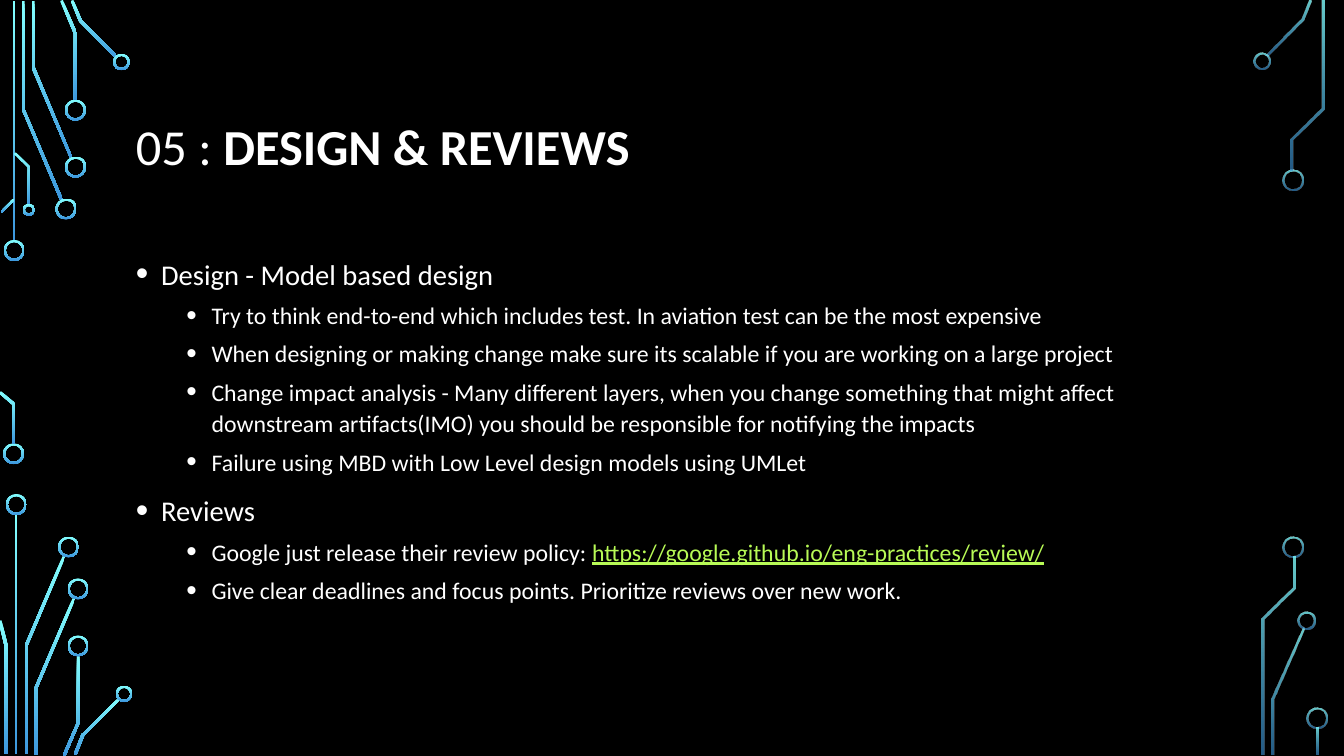
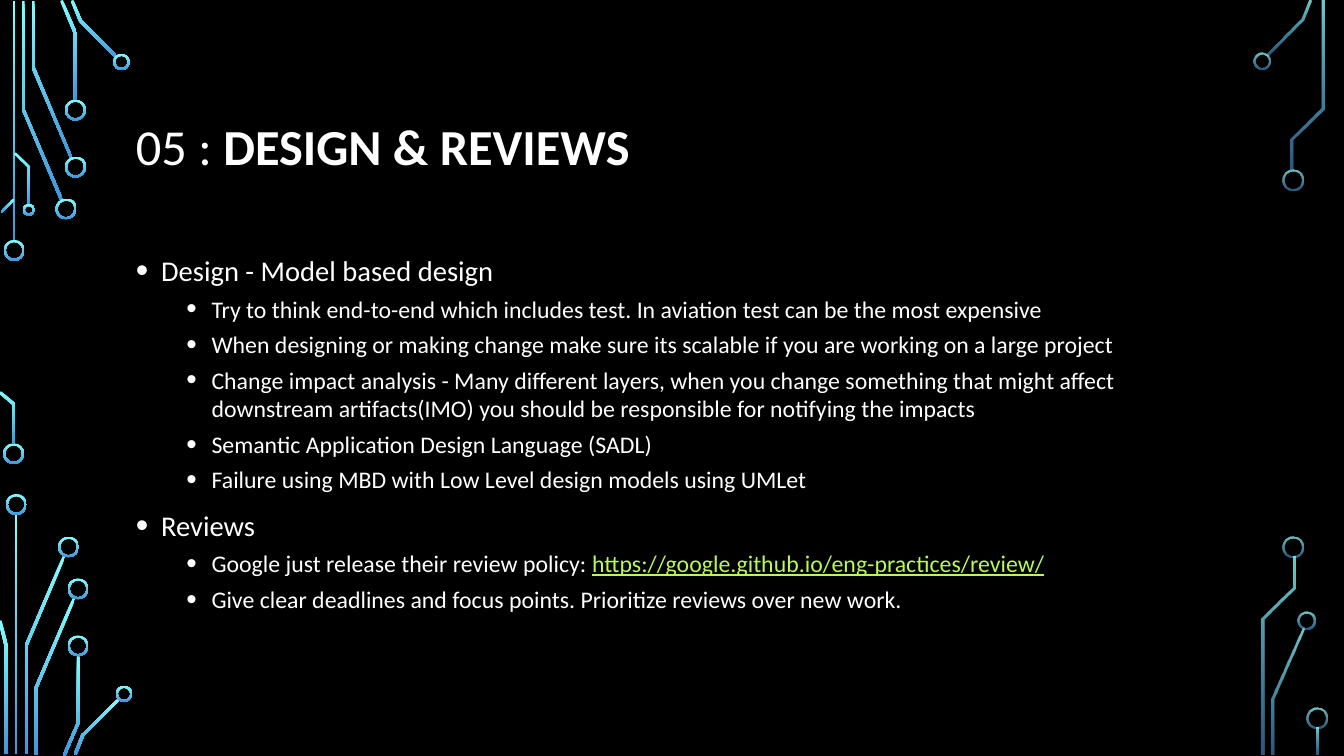
Before and after one commit to AdamCorbinFAUPhD/CEN5035-Software-Engineering, a slide deck: slide 8 of mini_lectures/Mini lectures.pptx (slide 7 before the commit). Drawn at 1344x756 pixels with LibreOffice and Linux fonts; fonts in the diff are those of the drawing; background and template pictures are left out. Boxes give left, top, right and bottom in pixels: in the first picture for what was removed or moved away, otherwise in the second. Text is boxed around its words. In the diff, an @@ line names an element or a change of style, - is before the commit and + after.

Commit message:
Adding project 3

```diff
--- a/mini_lectures/Mini lectures.pptx
+++ b/mini_lectures/Mini lectures.pptx
@@ text at [161,261,1115,612]: line spacing 1.1 to 1 @@
@@ text at [212,435,652,457]: paragraph added @@
+  • Semantic Application Design Language (SADL)
```
Also in this commit, not shown: 3 other slides changed, 1 slide added, 4 other files.
